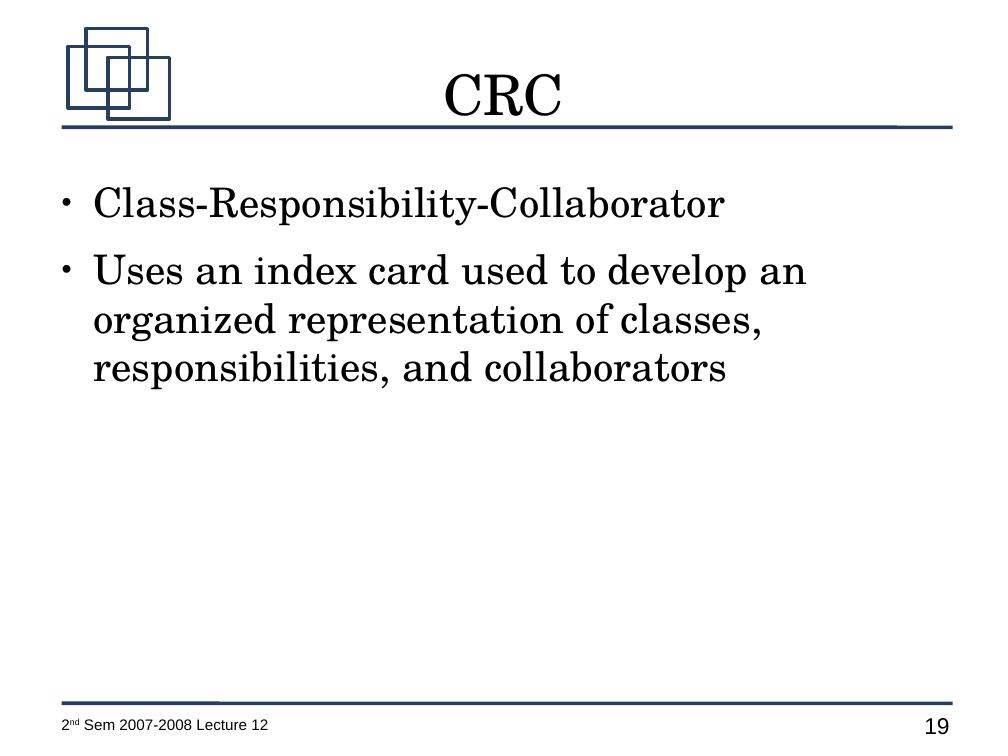
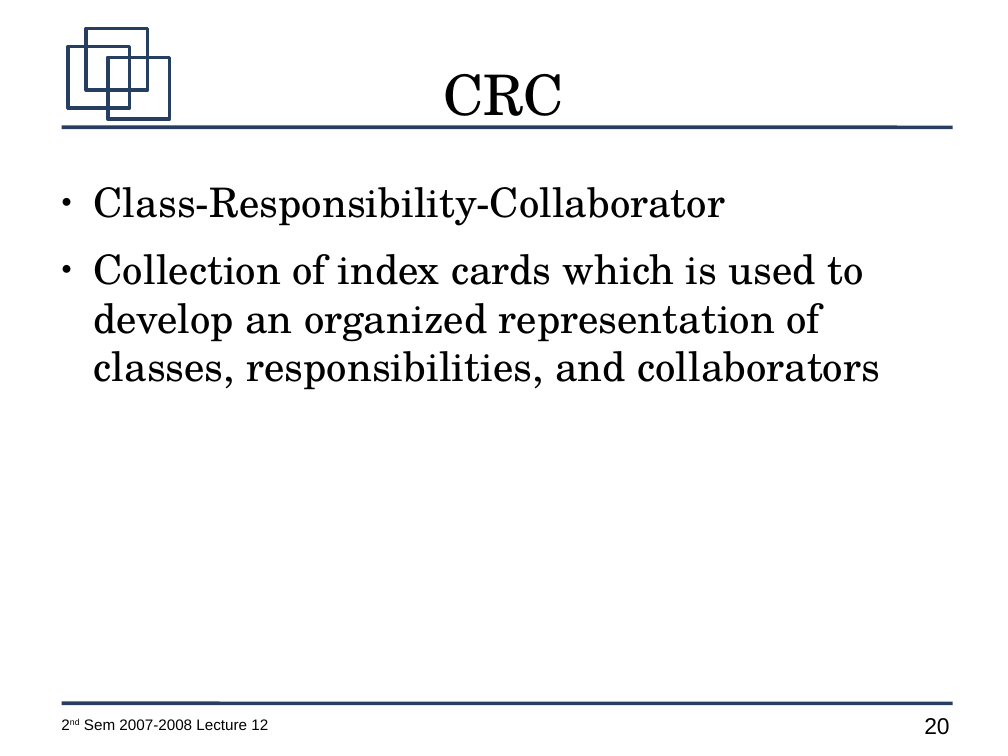
Before and after one commit to jachermocilla/jach-homepage, a slide deck: slide 20 of CMSC128-2nd-Sem-2007-L12.odp (slide 19 before the commit). Drawn at 1008x756 pixels with LibreOffice and Linux fonts; fonts in the diff are those of the drawing. Boxes give left, top, right and bottom in pixels: in the first picture for what was removed or moved away, otherwise in the second. Text is boxed around its words. In the diff, an @@ line names an element or a change of style, - is before the commit and + after.

```diff
--- a/CMSC128-2nd-Sem-2007-L12.odp
+++ b/CMSC128-2nd-Sem-2007-L12.odp
@@ text at <box>94,254,880,390</box>: text changed @@
-● Uses an index card used to develop an organized representation of classes, responsibilities, and collaborators
+● Collection of index cards which is used to develop an organized representation of classes, responsibilities, and collaborators
@@ page number at <box>924,718,949,735</box>: text changed @@
-19
+20
```
Also in this commit, not shown: 12 other slides changed, 9 slides added, 1 slide removed.
